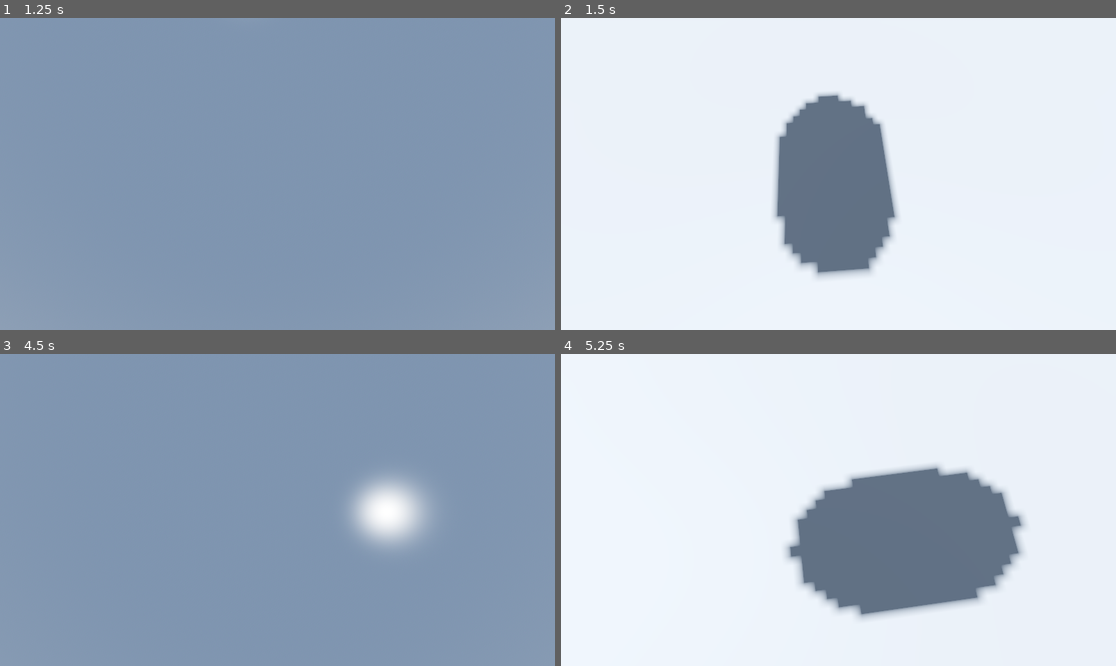
Above: before the commit, frames 1-4 (two rows, left to right).
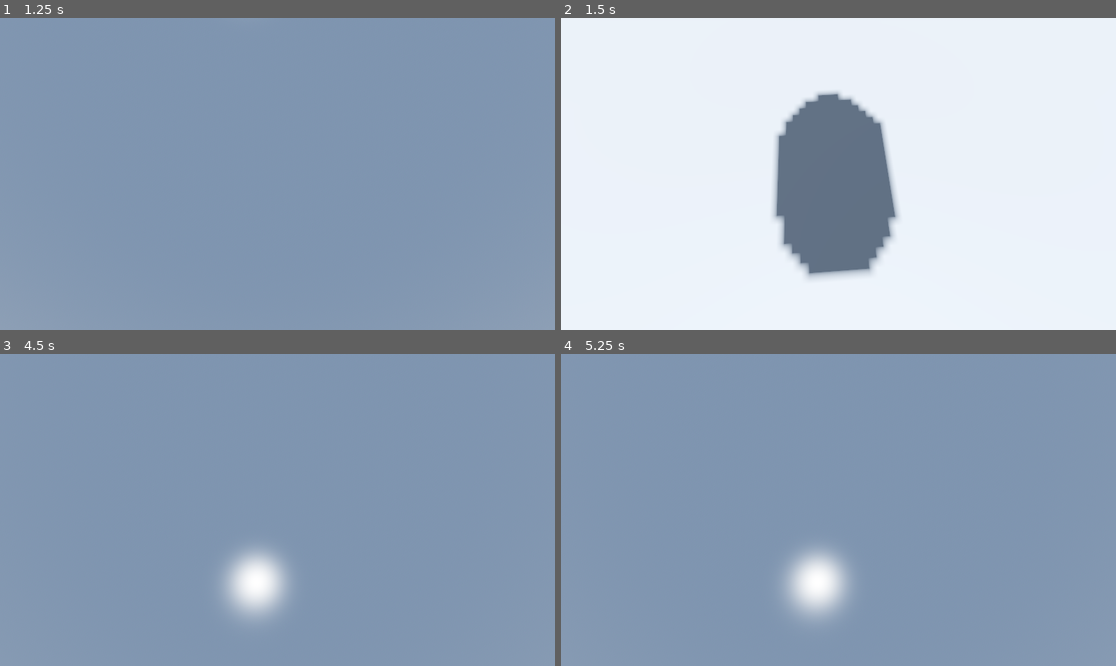
Above: after the commit, the same moments.

Repository: felixjacknife3-hash/SorterMorders
Game: Godot game, scene res://Main.tscn
Two runs of this game, one before a commit and one after it. Both use one fixed random seed, a clock stepped at 60 frames per second and the inputs below.
Inputs (mouse positions are in pixels of both pictures, inside the frame that each line leads up to):
- Up to frame 1 (1.25 s): tap Enter at 0.5 s; move the mouse to (399, 158) at 0.52 s; tap A (A) at 0.6 s; tap Space (Jump) at 0.77, 1.07 s; tap D (D) at 0.8 s
- Up to frame 2 (1.5 s): tap Space (Jump) at 1.25 s; move the mouse to (727, 189) at 1.27 s; tap D (D) at 1.35 s
- Up to frame 3 (4.5 s): tap Space (Jump) at 1.52, 1.82, 2.3, 2.85, 3.02, 3.32, 3.77, 4.07, 4.25 s; tap S (S) at 1.55, 2.1 s; move the mouse to (333, 441) at 2.02 s; move the mouse to (249, 572) at 2.77 s; tap A (A) at 3.05, 3.6 s; tap Enter at 3.5 s; move the mouse to (444, 556) at 3.52 s; tap D (D) at 3.8, 4.35 s; tap Escape (Esc, bound only after the commit) at 4.15 s; move the mouse to (111, 463) at 4.27 s
- Up to frame 4 (5.25 s): tap Space (Jump) at 4.52, 4.82 s; tap S (S) at 4.55, 5.1 s; tap Enter at 5 s; move the mouse to (866, 510) at 5.02 s

Frame 1 is identical in both runs. In frame 2, 0.4% of the frame differs, in the area x 38-61%, y 24-84%; in frame 3, 4.8%; in frame 4, 99%, in the area x 0-100%, y 0-100%.

Commit message:
Fixed double jump

Diff:
--- a/PlayerController.gd
+++ b/PlayerController.gd
@@ -7,7 +7,7 @@
 @export var baseSpeed: float = 3
 @export_subgroup("Jumps")
 @export var jumpVel: float = 2
-@export var dJumpVel: float = 1.5
+@export var maxJumps: int = 2
 @export_subgroup("Sensitivity")
 @export var sens: float = 2.2
 @export_group("Nodes")
@@ -15,24 +15,48 @@
 @export var head: Node3D
 
 var speed: float = 3
+var jumps = 0
+
+var captured: bool = true
+
+func _ready() -> void:
+	Input.mouse_mode = Input.MOUSE_MODE_CAPTURED
 
 func _input(event: InputEvent) -> void:
-	if event is InputEventMouseMotion:
+	#Head Movement Code
+	if event is InputEventMouseMotion and captured:
 		head.rotate_x(deg_to_rad(-event.relative.y * sens))
 		rotate_y(deg_to_rad(-event.relative.x * sens))
 		head.rotation_degrees.x = clamp(head.rotation_degrees.x, -80, 80)
 
 func _physics_process(delta: float) -> void:
+	#Leave Captured Mouse Mode
+	if Input.is_action_just_pressed("Esc"):
+		if captured:
+			Input.mouse_mode = Input.MOUSE_MODE_VISIBLE
+			captured = not captured
+		else:
+			Input.mouse_mode = Input.MOUSE_MODE_CAPTURED
+			captured = true
+
+	#Jump Region
+	#region
+	#Set Double jump to 0 on touching ground
+	if is_on_floor():
+		jumps = 0
+
 	# Add the gravity.
 	if not is_on_floor():
 		velocity += get_gravity() * delta
 
 	# Handle jump.
-	if Input.is_action_just_pressed("Jump") and is_on_floor():
+	if Input.is_action_just_pressed("Jump") and jumps < maxJumps:
 		velocity.y = jumpVel
-
+		jumps += 1
+	#endregion
+	#Movement Region
+	#region
 	# Get the input direction and handle the movement/deceleration.
-	# As good practice, you should replace UI actions with custom gameplay actions.
 	var input_dir := Input.get_vector("A", "D", "W", "S")
 	var direction := (transform.basis * Vector3(input_dir.x, 0, input_dir.y)).normalized()
 	if direction:
@@ -41,5 +65,6 @@
 	else:
 		velocity.x = move_toward(velocity.x, 0, speed)
 		velocity.z = move_toward(velocity.z, 0, speed)
+	#endregion
 
 	move_and_slide()
--- a/project.godot
+++ b/project.godot
@@ -42,6 +42,16 @@
 "events": [Object(InputEventKey,"resource_local_to_scene":false,"resource_name":"","device":-1,"window_id":0,"alt_press …(191 unchanged characters)…
 ]
 }
+Esc={
+"deadzone": 0.2,
+"events": [Object(InputEventKey,"resource_local_to_scene":false,"resource_name":"","device":-1,"window_id":0,"alt_pressed":false,"shift_pressed":false,"ctrl_pressed":false,"meta_pressed":false,"pressed":false,"keycode":0,"physical_keycode":4194305,"key_label":0,"unicode":0,"location":0,"echo":false,"script":null)
+]
+}
+Run={
+"deadzone": 0.2,
+"events": [Object(InputEventKey,"resource_local_to_scene":false,"resource_name":"","device":-1,"window_id":0,"alt_pressed":false,"shift_pressed":false,"ctrl_pressed":false,"meta_pressed":false,"pressed":false,"keycode":0,"physical_keycode":4194325,"key_label":0,"unicode":0,"location":0,"echo":false,"script":null)
+]
+}
 
 [physics]
 
